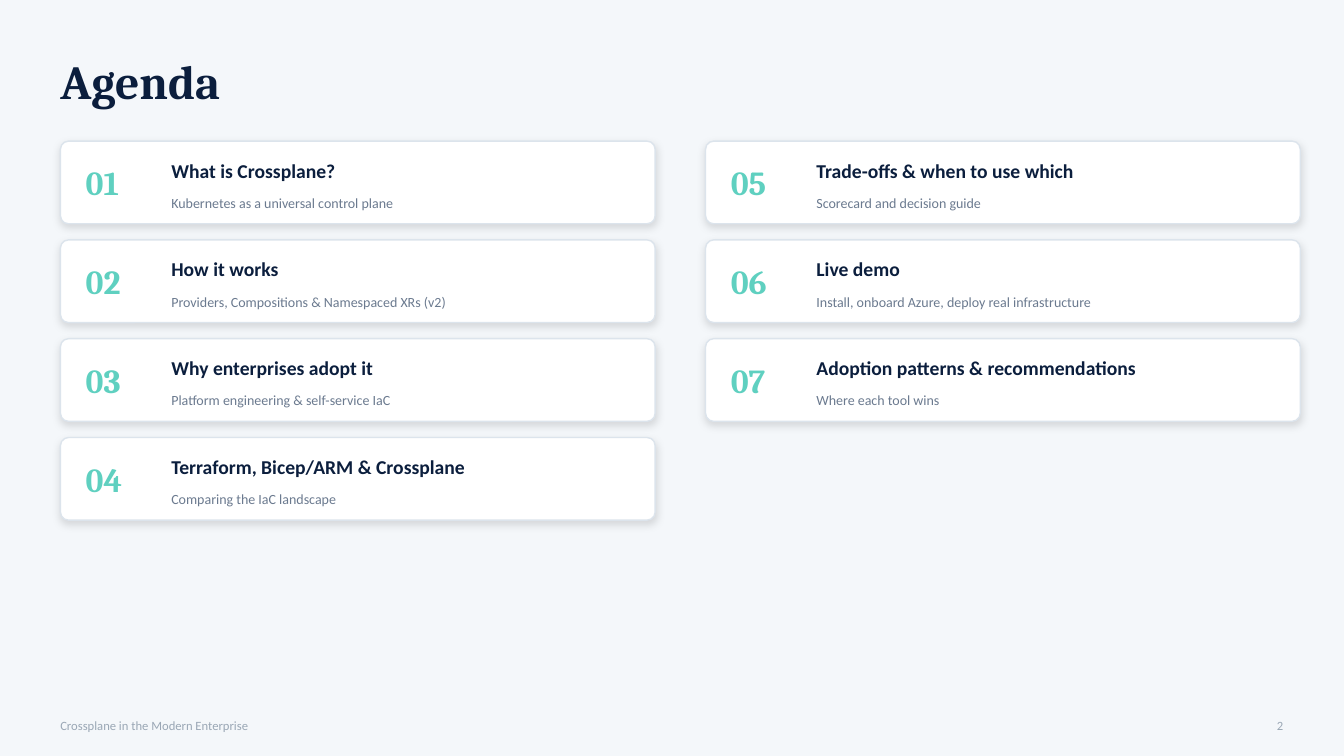
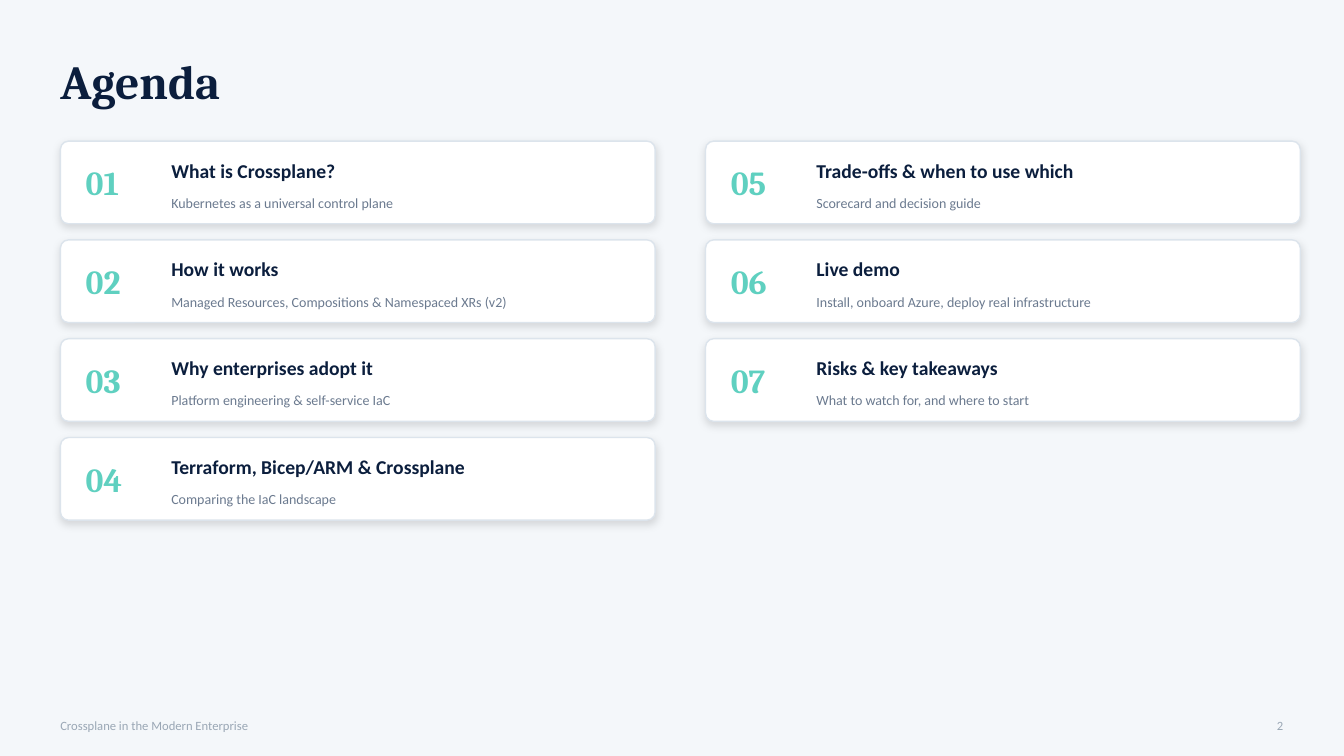
Before and after one commit to artisticcheese/crossplane, a slide deck: slide 2 of Crossplane_Enterprise_IaC.pptx. Drawn at 1344x756 pixels with LibreOffice and Linux fonts; fonts in the diff are those of the drawing. Boxes give left, top, right and bottom in pixels: in the first picture for what was removed or moved away, otherwise in the second. Text is boxed around its words. In the diff, an @@ line names an element or a change of style, - is before the commit and + after.

Commit message:
Remove deprecated Crossplane resources and scripts for demo 2; introduce self-contained run-of-show script for streamlined presentation.

```diff
--- a/Crossplane_Enterprise_IaC.pptx
+++ b/Crossplane_Enterprise_IaC.pptx
@@ text at (171, 297, 507, 310): text changed @@
-Providers, Compositions & Namespaced XRs (v2)
+Managed Resources, Compositions & Namespaced XRs (v2)
@@ text at (816, 361, 997, 378): text changed @@
-Adoption patterns & recommendations
+Risks & key takeaways
@@ text at (816, 395, 1029, 407): text changed @@
-Where each tool wins
+What to watch for, and where to start
```
Also in this commit, not shown: 13 other slides changed, 1 slide added, 2 slides removed, 22 other files.
